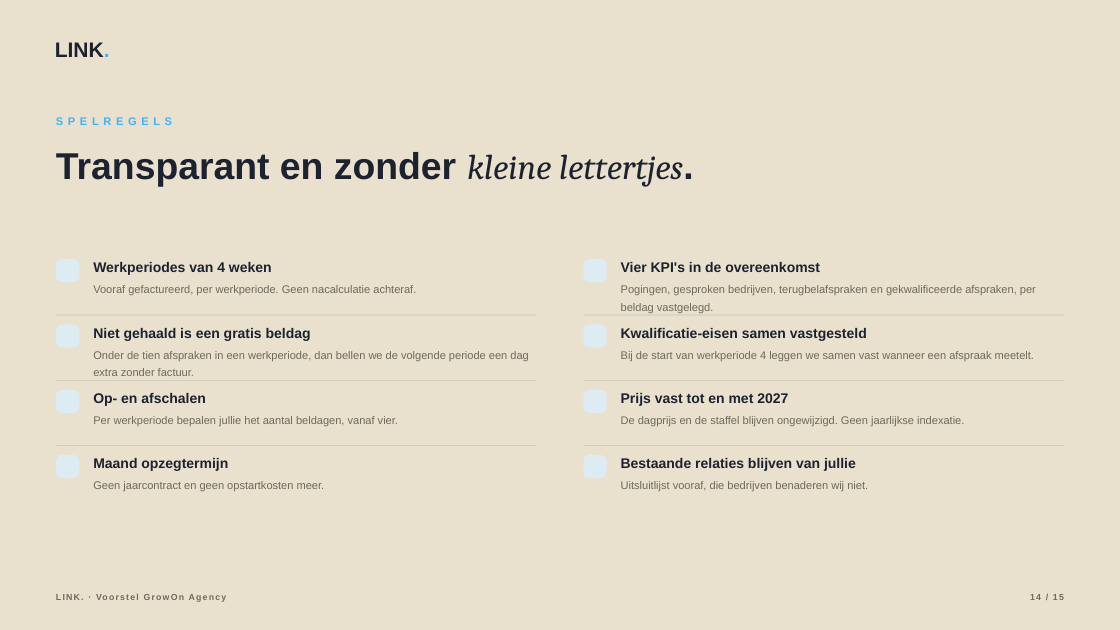
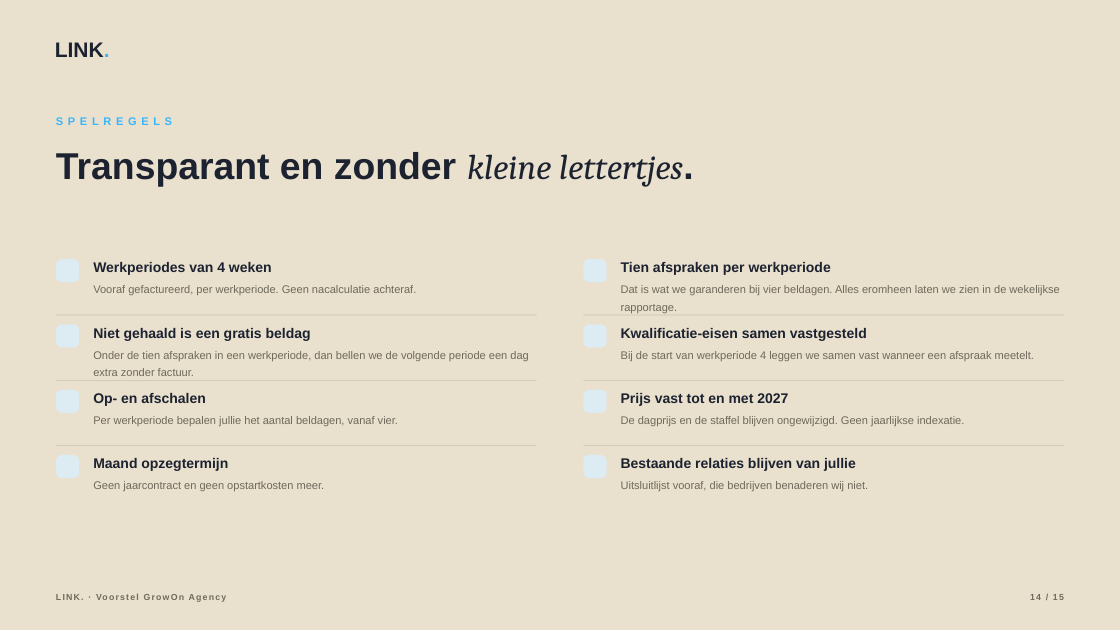
Before and after one commit to hens-lang/Test, a slide deck: slide 14 of output/LINK. voorstel GrowOn Agency.pptx. Drawn at 1120x630 pixels with LibreOffice and Linux fonts; fonts in the diff are those of the drawing; background and template pictures are left out. Boxes give left, top, right and bottom in pixels: in the first picture for what was removed or moved away, otherwise in the second. Text is boxed around its words. In the diff, an @@ line names an element or a change of style, - is before the commit and + after.

```diff
--- a/output/LINK. voorstel GrowOn Agency.pptx
+++ b/output/LINK. voorstel GrowOn Agency.pptx
@@ text at (621,262,831,275): text changed @@
-Vier KPI's in de overeenkomst
+Tien afspraken per werkperiode
@@ text at (621,285,1059,313): text changed @@
-Pogingen, gesproken bedrijven, terugbelafspraken en gekwalificeerde afspraken, per beldag vastgelegd.
+Dat is wat we garanderen bij vier beldagen. Alles eromheen laten we zien in de wekelijkse rapportage.
```
Also in this commit, not shown: 2 other slides changed, 6 other files.
